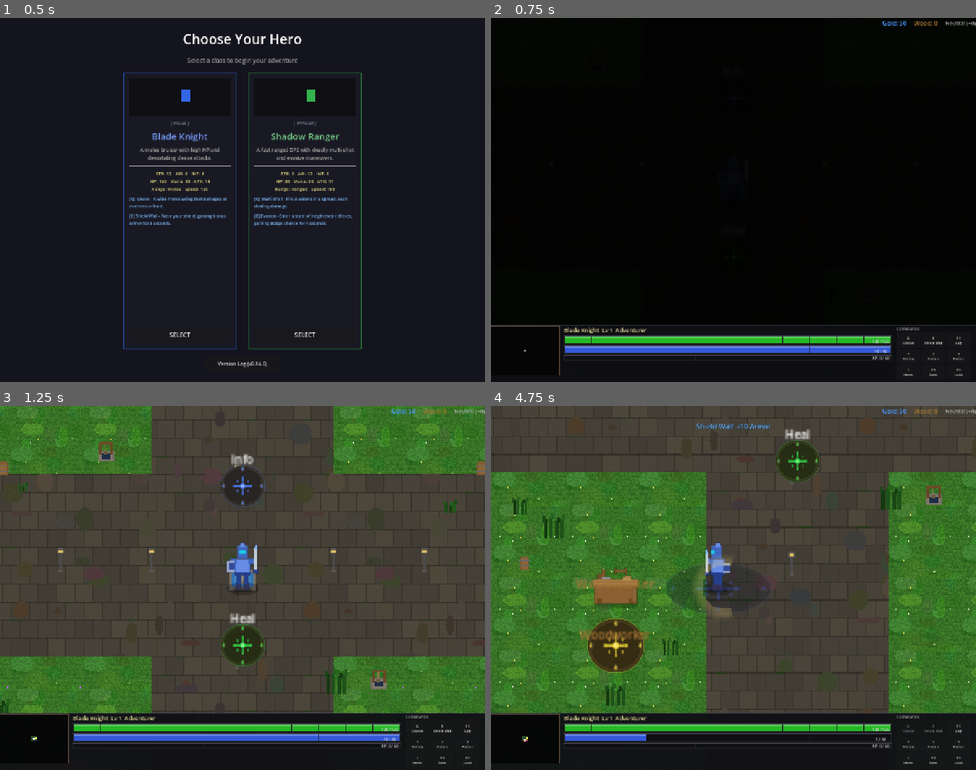
Above: before the commit, frames 1-4 (two rows, left to right).
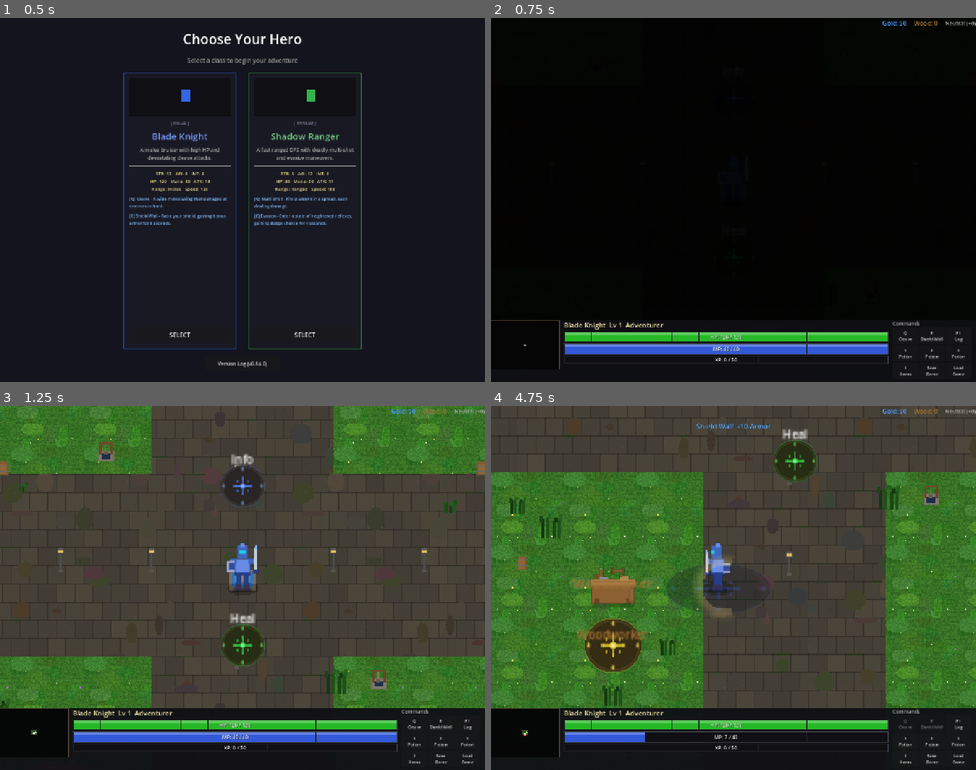
Above: after the commit, the same moments.

Repository: slxny/legends-open-rpg
Game: Godot game, scene res://scenes/main.tscn
Same seed, same stepped clock (60 frames per second), same inputs: the game is played once before the commit and once after it.
Inputs (mouse positions are in pixels of both pictures, inside the frame that each line leads up to):
- Up to frame 1 (0.5 s): no input
- Up to frame 2 (0.75 s): click "SELECT" at 0.5 s
- Up to frame 3 (1.25 s): no input
- Up to frame 4 (4.75 s): tap Enter at 1.25 s; drag from (524, 740) to (733, 646) at 1.27 s; drag from (636, 606) to (738, 562) at 2.02 s; move the mouse to (782, 507) at 2.77 s; hold D (move_right) 2.78-3.5 s; hold Q (ability_1) 2.78-3.5 s; click (782, 507) at 2.92 s; tap E (ability_2) at 3.05, 4.55 s; drag from (709, 660) to (558, 711) at 3.52 s; move the mouse to (879, 642) at 4.27 s; hold A (move_left) from 4.28 s (still down); hold Space (attack) from 4.28 s (still down); click (879, 642) at 4.42 s

Frame 1 is identical in both runs. In frame 2, 3.8% of the frame differs, in the area x 0-100%, y 83-99%; in frame 3, 5.0%; in frame 4, 11%, in the area x 0-100%, y 3-99%.

Commit message:
Add ability tooltips, make Save/Load click-only, improve HUD readability
- Add rich BBCode tooltips on ability button hover showing name, description,
  mana cost, cooldown, and effect details (damage %, armor bonus, dodge, etc.)
  with a 0.3s delay for comfortable reading
- Remove F5/F9 keyboard shortcuts for Save/Load; buttons are now click-only
  with clearer "Save Game" / "Load Game" labels
- Increase HP/Mana bar height from 22px to 28px, XP bar from 14px to 20px
- Increase bar label font from 10px to 13px with drop shadow for readability
- Properly center bar text using measured string width
- Add "HP:" and "MP:" prefixes to bar labels for clarity
- Increase hero info line font from 15px to 18px
- Increase all command card button fonts from 9px to 11px
- Increase bottom panel height from 150px to 165px to fit larger elements

https://claude.ai/code/session_0192wnVgSfg3u9teadY9d56a

Diff:
--- a/scenes/ui/hud.gd
+++ b/scenes/ui/hud.gd
@@ -25,6 +25,16 @@
 @onready var load_btn: Button = $BottomPanel/HBox/CommandCard/Grid/Load
 
 var _player: Node2D = null
+
+# Ability tooltip panel
+var _tooltip_panel: PanelContainer = null
+var _tooltip_label: RichTextLabel = null
+var _tooltip_timer: Timer = null
+var _tooltip_data: Dictionary = {}  # key -> formatted tooltip string
+var _hovered_btn: Button = null
+
+func _ready() -> void:
+	_create_tooltip_panel()
 
 func setup(player: Node2D) -> void:
 	_player = player
@@ -41,19 +51,31 @@
 	GameManager.wood_changed.connect(_on_wood_changed)
 	AlignmentManager.alignment_changed.connect(_on_alignment_changed)
 
-	# Ability names
+	# Ability names & tooltips
 	var hero_data = HeroData.get_hero(player.hero_class)
 	if hero_data.has("abilities"):
 		var ab = hero_data["abilities"]
 		if ab.has("ability_1"):
 			ability_1_btn.text = "Q\n" + ab["ability_1"]["name"]
+			_tooltip_data["ability_1"] = _build_ability_tooltip(ab["ability_1"], "Q")
 		if ab.has("ability_2"):
 			ability_2_btn.text = "E\n" + ab["ability_2"]["name"]
+			_tooltip_data["ability_2"] = _build_ability_tooltip(ab["ability_2"], "E")
+
+	# Connect ability button hover for tooltips
+	ability_1_btn.mouse_entered.connect(_on_ability_hover.bind(ability_1_btn, "ability_1"))
+	ability_1_btn.mouse_exited.connect(_on_ability_unhover)
+	ability_2_btn.mouse_entered.connect(_on_ability_hover.bind(ability_2_btn, "ability_2"))
+	ability_2_btn.mouse_exited.connect(_on_ability_unhover)
 
 	# Connect command card buttons
 	log_btn.text = "F1\nLog"
 	log_btn.disabled = false
 	log_btn.pressed.connect(_on_changelog_pressed)
+
+	# Save/Load are click-only (no F-key binding)
+	save_btn.text = "Save\nGame"
+	load_btn.text = "Load\nGame"
 	save_btn.pressed.connect(_on_save_pressed)
 	load_btn.pressed.connect(_on_load_pressed)
 
@@ -67,21 +89,16 @@
 	_update_alignment_display()
 
 func _unhandled_input(event: InputEvent) -> void:
-	# F1 = Changelog, F5 = Save, F9 = Load
 	if event is InputEventKey and event.pressed:
 		if event.keycode == KEY_F1:
 			_on_changelog_pressed()
-		elif event.keycode == KEY_F5:
-			_on_save_pressed()
-		elif event.keycode == KEY_F9:
-			_on_load_pressed()
 
 func _on_hp_changed(current: int, maximum: int) -> void:
-	hp_bar.label_text = "%d / %d" % [current, maximum]
+	hp_bar.label_text = "HP: %d / %d" % [current, maximum]
 	hp_bar.set_value(current, maximum)
 
 func _on_mana_changed(current: int, maximum: int) -> void:
-	mana_bar.label_text = "%d / %d" % [current, maximum]
+	mana_bar.label_text = "MP: %d / %d" % [current, maximum]
 	mana_bar.set_value(current, maximum)
 
 func _on_xp_changed(current: int, needed: int) -> void:
@@ -129,14 +146,12 @@
 	alignment_label.text = "%s (%+d)" % [faction, val]
 	alignment_label.add_theme_color_override("font_color", color)
 
-func _on_ability_cooldown(index: int, remaining: float, total: float) -> void:
+func _on_ability_cooldown(index: int, remaining: float, _total: float) -> void:
 	var btn = ability_1_btn if index == 0 else ability_2_btn
 	if remaining > 0:
 		btn.disabled = true
-		btn.tooltip_text = "%.1fs" % remaining
 	else:
 		btn.disabled = false
-		btn.tooltip_text = "Ready"
 
 func _on_changelog_pressed() -> void:
 	var dialogs = get_tree().get_nodes_in_group("changelog_dialog")
@@ -154,3 +169,99 @@
 	SaveLoadManager.load_game()
 	if _player and is_instance_valid(_player):
 		SaveLoadManager.apply_to_player(_player)
+
+# ── Ability Tooltip System ──────────────────────────────────────────────
+
+func _create_tooltip_panel() -> void:
+	_tooltip_panel = PanelContainer.new()
+	_tooltip_panel.visible = false
+	_tooltip_panel.z_index = 100
+	_tooltip_panel.mouse_filter = Control.MOUSE_FILTER_IGNORE
+
+	var style = StyleBoxFlat.new()
+	style.bg_color = Color(0.08, 0.08, 0.12, 0.96)
+	style.border_color = Color(0.45, 0.4, 0.2, 1.0)
+	style.set_border_width_all(2)
+	style.set_corner_radius_all(4)
+	style.set_content_margin_all(10)
+	_tooltip_panel.add_theme_stylebox_override("panel", style)
+
+	_tooltip_label = RichTextLabel.new()
+	_tooltip_label.bbcode_enabled = true
+	_tooltip_label.fit_content = true
+	_tooltip_label.scroll_active = false
+	_tooltip_label.custom_minimum_size = Vector2(240, 0)
+	_tooltip_label.mouse_filter = Control.MOUSE_FILTER_IGNORE
+	_tooltip_label.add_theme_font_size_override("normal_font_size", 13)
+	_tooltip_label.add_theme_font_size_override("bold_font_size", 14)
+	_tooltip_label.add_theme_color_override("default_color", Color(0.9, 0.88, 0.8))
+	_tooltip_panel.add_child(_tooltip_label)
+
+	# Timer for delayed show
+	_tooltip_timer = Timer.new()
+	_tooltip_timer.one_shot = true
+	_tooltip_timer.wait_time = 0.3
+	_tooltip_timer.timeout.connect(_show_tooltip)
+	add_child(_tooltip_timer)
+	add_child(_tooltip_panel)
+
+func _build_ability_tooltip(ability: Dictionary, hotkey: String) -> String:
+	var name_str = ability.get("name", "Unknown")
+	var desc = ability.get("description", "")
+	var mana = ability.get("mana_cost", 0)
+	var cd = ability.get("cooldown", 0.0)
+
+	var text = "[b][color=#f0d866]%s[/color][/b]  [color=#aaaaaa][%s][/color]\n" % [name_str, hotkey]
+	text += "[color=#bbbbbb]%s[/color]\n\n" % desc
+
+	# Stats line
+	var stats_parts: Array[String] = []
+	if mana > 0:
+		stats_parts.append("[color=#6699ff]%d Mana[/color]" % mana)
+	if cd > 0:
+		stats_parts.append("[color=#ccaa55]%.0fs Cooldown[/color]" % cd)
+	if stats_parts.size() > 0:
+		text += "  ".join(stats_parts) + "\n"
+
+	# Extra details
+	if ability.has("damage_multiplier"):
+		text += "[color=#ff8866]%.0f%% damage[/color]" % (ability["damage_multiplier"] * 100)
+		if ability.has("radius"):
+			text += "  [color=#aaaaaa]in %.0fpx radius[/color]" % ability["radius"]
+		if ability.has("projectile_count"):
+			text += "  [color=#aaaaaa]%d projectiles[/color]" % ability["projectile_count"]
+		text += "\n"
+	if ability.has("armor_bonus"):
+		text += "[color=#66ccff]+%d Armor[/color]  for [color=#cccccc]%.0fs[/color]\n" % [ability["armor_bonus"], ability.get("duration", 0)]
+	if ability.has("dodge_bonus"):
+		text += "[color=#66ff99]+%.0f%% Dodge[/color]  for [color=#cccccc]%.0fs[/color]\n" % [ability["dodge_bonus"] * 100, ability.get("duration", 0)]
+
+	return text.strip_edges()
+
+func _on_ability_hover(btn: Button, ability_key: String) -> void:
+	if not _tooltip_data.has(ability_key):
+		return
+	_hovered_btn = btn
+	_tooltip_label.text = _tooltip_data[ability_key]
+	_tooltip_timer.start()
+
+func _on_ability_unhover() -> void:
+	_hovered_btn = null
+	_tooltip_timer.stop()
+	_tooltip_panel.visible = false
+
+func _show_tooltip() -> void:
+	if _hovered_btn == null:
+		return
+	_tooltip_panel.visible = true
+	# Position above the hovered button
+	await get_tree().process_frame
+	var btn_rect = _hovered_btn.get_global_rect()
+	var tip_size = _tooltip_panel.size
+	var x_pos = btn_rect.position.x + btn_rect.size.x / 2.0 - tip_size.x / 2.0
+	var y_pos = btn_rect.position.y - tip_size.y - 8.0
+	# Clamp to screen
+	x_pos = clampf(x_pos, 4, get_viewport().get_visible_rect().size.x - tip_size.x - 4)
+	if y_pos < 4:
+		y_pos = btn_rect.position.y + btn_rect.size.y + 8.0
+	_tooltip_panel.position = Vector2(x_pos, y_pos)
--- a/scenes/ui/hud.tscn
+++ b/scenes/ui/hud.tscn
@@ -45,7 +45,7 @@
 anchor_top = 1.0
 anchor_right = 1.0
 anchor_bottom = 1.0
-offset_top = -150.0
+offset_top = -165.0
 grow_horizontal = 2
 grow_vertical = 0
 theme_override_styles/panel = SubResource("StyleBoxFlat_panel")
@@ -68,40 +68,40 @@
 [node name="InfoLine" type="Label" parent="BottomPanel/HBox/UnitInfo"]
 layout_mode = 2
 text = "Hero  Lv 1  Adventurer"
-theme_override_font_sizes/font_size = 15
-theme_override_colors/font_color = Color(0.9, 0.85, 0.6, 1)
+theme_override_font_sizes/font_size = 18
+theme_override_colors/font_color = Color(0.95, 0.9, 0.65, 1)
 
 [node name="HPBar" type="Control" parent="BottomPanel/HBox/UnitInfo"]
 layout_mode = 2
-custom_minimum_size = Vector2(0, 22)
+custom_minimum_size = Vector2(0, 28)
 script = ExtResource("3_scbar")
 bar_mode = 0
 show_label = true
 
 [node name="ManaBar" type="Control" parent="BottomPanel/HBox/UnitInfo"]
 layout_mode = 2
-custom_minimum_size = Vector2(0, 22)
+custom_minimum_size = Vector2(0, 28)
 script = ExtResource("3_scbar")
 bar_mode = 1
 show_label = true
 
 [node name="XPBar" type="Control" parent="BottomPanel/HBox/UnitInfo"]
 layout_mode = 2
-custom_minimum_size = Vector2(0, 14)
+custom_minimum_size = Vector2(0, 20)
 script = ExtResource("3_scbar")
 bar_mode = 2
 show_label = true
 
 [node name="CommandCard" type="VBoxContainer" parent="BottomPanel/HBox"]
 layout_mode = 2
-custom_minimum_size = Vector2(210, 0)
+custom_minimum_size = Vector2(220, 0)
 theme_override_constants/separation = 2
 
 [node name="Label" type="Label" parent="BottomPanel/HBox/CommandCard"]
 layout_mode = 2
 text = "Commands"
-theme_override_font_sizes/font_size = 11
-theme_override_colors/font_color = Color(0.6, 0.6, 0.6, 1)
+theme_override_font_sizes/font_size = 13
+theme_override_colors/font_color = Color(0.7, 0.7, 0.7, 1)
 
 [node name="Grid" type="GridContainer" parent="BottomPanel/HBox/CommandCard"]
 layout_mode = 2
@@ -111,63 +111,63 @@
 
 [node name="Ability1" type="Button" parent="BottomPanel/HBox/CommandCard/Grid"]
 layout_mode = 2
-custom_minimum_size = Vector2(64, 40)
+custom_minimum_size = Vector2(68, 44)
 text = "Q
 Ability1"
-theme_override_font_sizes/font_size = 9
+theme_override_font_sizes/font_size = 11
 
 [node name="Ability2" type="Button" parent="BottomPanel/HBox/CommandCard/Grid"]
 layout_mode = 2
-custom_minimum_size = Vector2(64, 40)
+custom_minimum_size = Vector2(68, 44)
 text = "E
 Ability2"
-theme_override_font_sizes/font_size = 9
+theme_override_font_sizes/font_size = 11
 
 [node name="Slot3" type="Button" parent="BottomPanel/HBox/CommandCard/Grid"]
 layout_mode = 2
-custom_minimum_size = Vector2(64, 40)
+custom_minimum_size = Vector2(68, 44)
 text = "R"
-theme_override_font_sizes/font_size = 9
+theme_override_font_sizes/font_size = 11
 disabled = true
 
 [node name="Slot4" type="Button" parent="BottomPanel/HBox/CommandCard/Grid"]
 layout_mode = 2
-custom_minimum_size = Vector2(64, 40)
+custom_minimum_size = Vector2(68, 44)
 text = "1
 Potion"
-theme_override_font_sizes/font_size = 9
+theme_override_font_sizes/font_size = 11
 
 [node name="Slot5" type="Button" parent="BottomPanel/HBox/CommandCard/Grid"]
 layout_mode = 2
-custom_minimum_size = Vector2(64, 40)
+custom_minimum_size = Vector2(68, 44)
 text = "2
 Potion"
-theme_override_font_sizes/font_size = 9
+theme_override_font_sizes/font_size = 11
 
 [node name="Slot6" type="Button" parent="BottomPanel/HBox/CommandCard/Grid"]
 layout_mode = 2
-custom_minimum_size = Vector2(64, 40)
+custom_minimum_size = Vector2(68, 44)
 text = "3
 Potion"
-theme_override_font_sizes/font_size = 9
+theme_override_font_sizes/font_size = 11
 
 [node name="Inv" type="Button" parent="BottomPanel/HBox/CommandCard/Grid"]
 layout_mode = 2
-custom_minimum_size = Vector2(64, 40)
+custom_minimum_size = Vector2(68, 44)
 text = "I
 Items"
-theme_override_font_sizes/font_size = 9
+theme_override_font_sizes/font_size = 11
 
 [node name="Save" type="Button" parent="BottomPanel/HBox/CommandCard/Grid"]
 layout_mode = 2
-custom_minimum_size = Vector2(64, 40)
-text = "F5
-Save"
-theme_override_font_sizes/font_size = 9
+custom_minimum_size = Vector2(68, 44)
+text = "Save
+Game"
+theme_override_font_sizes/font_size = 11
 
 [node name="Load" type="Button" parent="BottomPanel/HBox/CommandCard/Grid"]
 layout_mode = 2
-custom_minimum_size = Vector2(64, 40)
-text = "F9
-Load"
-theme_override_font_sizes/font_size = 9
+custom_minimum_size = Vector2(68, 44)
+text = "Load
+Game"
+theme_override_font_sizes/font_size = 11
--- a/scripts/ui/sc_bar.gd
+++ b/scripts/ui/sc_bar.gd
@@ -15,9 +15,9 @@
 
 func _ready() -> void:
 	_label_settings = LabelSettings.new()
-	_label_settings.font_size = 10
-	_label_settings.font_color = Color(0.85, 0.85, 0.85)
-	_label_settings.outline_size = 1
+	_label_settings.font_size = 13
+	_label_settings.font_color = Color(0.95, 0.95, 0.95)
+	_label_settings.outline_size = 2
 	_label_settings.outline_color = Color(0, 0, 0)
 
 func set_value(current: float, maximum: float) -> void:
@@ -78,7 +78,14 @@
 
 	# Label overlay
 	if show_label and not label_text.is_empty():
-		draw_string(ThemeDB.fallback_font, Vector2(bar_size.x / 2.0 - 30, bar_size.y - 3), label_text, HORIZONTAL_ALIGNMENT_CENTER, bar_size.x, 10, Color(0.85, 0.85, 0.85))
+		var font = ThemeDB.fallback_font
+		var font_size = 13
+		var text_width = font.get_string_size(label_text, HORIZONTAL_ALIGNMENT_CENTER, -1, font_size).x
+		var x_pos = (bar_size.x - text_width) / 2.0
+		var y_pos = bar_size.y / 2.0 + font_size / 2.0 - 1
+		# Shadow for readability
+		draw_string(font, Vector2(x_pos + 1, y_pos + 1), label_text, HORIZONTAL_ALIGNMENT_LEFT, -1, font_size, Color(0, 0, 0, 0.7))
+		draw_string(font, Vector2(x_pos, y_pos), label_text, HORIZONTAL_ALIGNMENT_LEFT, -1, font_size, Color(0.95, 0.95, 0.95))
 
 func _get_bar_color(ratio: float) -> Color:
 	match bar_mode:
